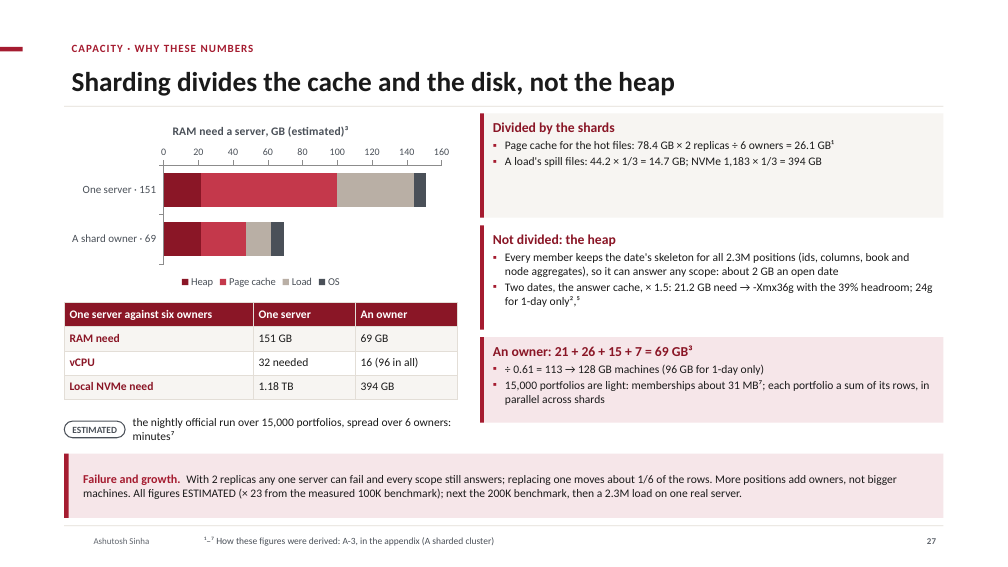
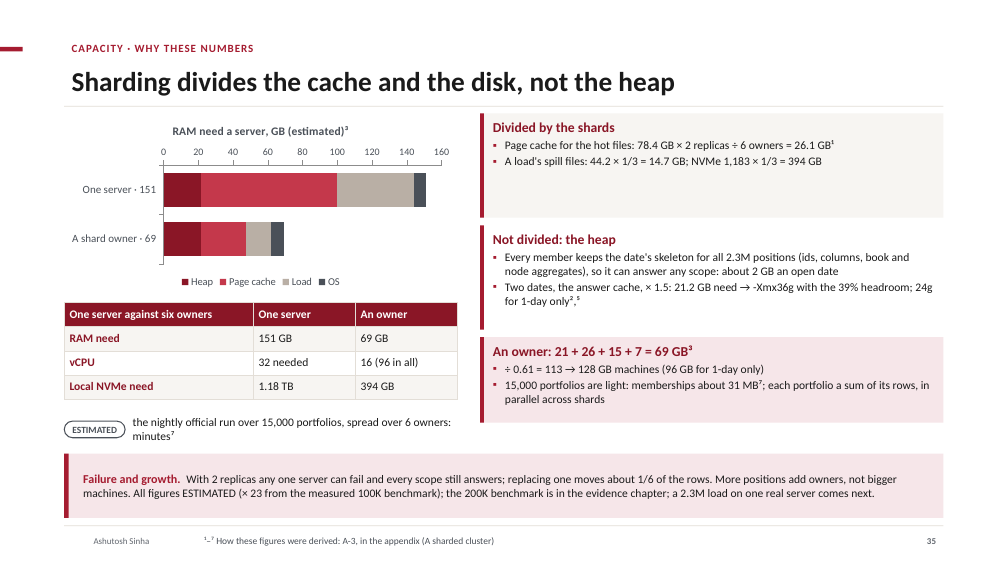
Before and after one commit to ajsinha/drishti, a slide deck: slide 35 of docs/publications/Drishti-VaR-Engine.pptx (slide 27 before the commit). Drawn at 1008x567 pixels with LibreOffice and Linux fonts; fonts in the diff are those of the drawing; background and template pictures are left out. Boxes give left, top, right and bottom in pixels: in the first picture for what was removed or moved away, otherwise in the second. Text is boxed around its words. In the diff, an @@ line names an element or a change of style, - is before the commit and + after.

```diff
--- a/docs/publications/Drishti-VaR-Engine.pptx
+++ b/docs/publications/Drishti-VaR-Engine.pptx
@@ text at (x1=83, y1=474, x2=897, y2=499): text changed @@
-Failure and growth. With 2 replicas any one server can fail and every scope still answers; replacing one moves about 1/6 of the rows. More positions add owners, not bigger machines. All figures ESTIMATED (× 23 from the measured 100K benchmark); next the 200K benchmark, then a 2.3M load on one real server.
+Failure and growth. With 2 replicas any one server can fail and every scope still answers; replacing one moves about 1/6 of the rows. More positions add owners, not bigger machines. All figures ESTIMATED (× 23 from the measured 100K benchmark); the 200K benchmark is in the evidence chapter; a 2.3M load on one real server comes next.
```
Also in this commit, not shown: 23 other slides changed, 13 slides added, 1 slide removed, 7 other files.
